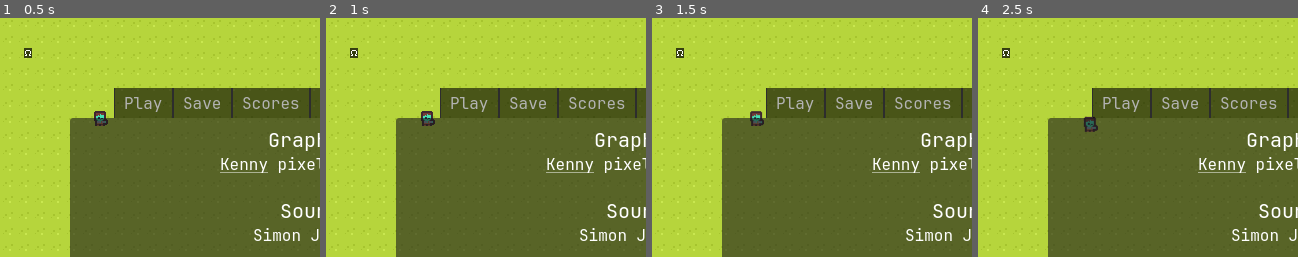
Above: before the commit, frames 1-4 (left to right).
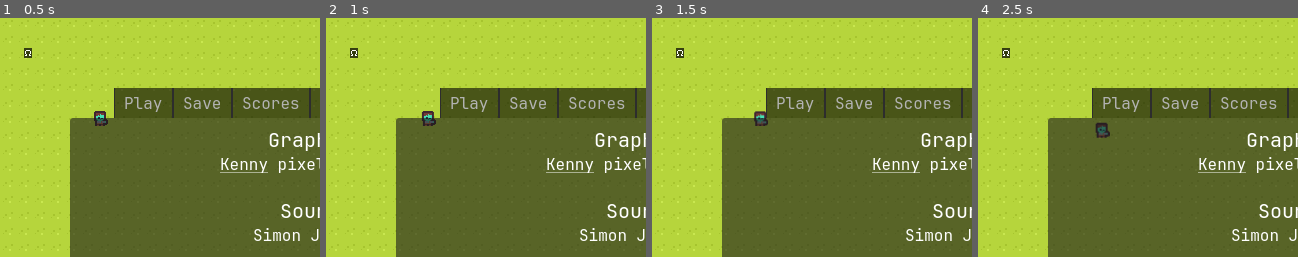
Above: after the commit, the same moments.

Repository: jackokring/here
Game: Godot game, scene res://Scenes/main.tscn
Same seed, same stepped clock (60 frames per second), same inputs: the game is played once before the commit and once after it.
Inputs:
- Up to frame 1 (0.5 s): no input
- Up to frame 2 (1 s): tap Enter at 0.5 s; hold Right (ui_right) from 0.53 s (still down)
- Up to frame 3 (1.5 s): tap Space at 1.25 s; release Right (ui_right) at 1.28 s; hold Down (ui_down) from 1.28 s (still down)
- Up to frame 4 (2.5 s): release Down (ui_down) at 2.03 s; hold Right (ui_right) from 2.03 s (still down)
The pictures show only the part of the screen within x 0-50%, y 0-50%; the shares and areas given below are measured in that part.

Frame 1 is identical in both runs. In frame 2, 0.1% of the frame differs, in the area x 29-35%, y 38-46%; in frame 3, 0.3%; in frame 4, 0.5%, in the area x 33-42%, y 41-51%.

Commit message:
Globals, easier colliders.

Diff:
--- a/Scenes/main.tscn
+++ b/Scenes/main.tscn
@@ -409,5 +409,4 @@
 
 [connection signal="meta_clicked" from="GUI/Lore/RichTextLabel" to="GUI" method="meta_clicked"]
 [connection signal="meta_clicked" from="GUI/Credits/RichTextLabel" to="GUI" method="meta_clicked"]
-[connection signal="body_shape_entered" from="Player" to="Field" method="body_shape_entered"]
-[connection signal="tile_collide" from="Field" to="Player" method="tile_collide"]
+[connection signal="body_shape_entered" from="Player" to="Player" method="body_shape_entered"]
--- /dev/null
+++ b/Scripts/body.gd
@@ -0,0 +1,4 @@
+extends Node
+
+# Body kinds
+enum { PLAYER }
--- a/Scripts/field.gd
+++ b/Scripts/field.gd
@@ -11,11 +11,5 @@
 
 
 # TileMapLayer collision kinematics
-# N.B. complex of body_entered as RID needed to extract tile from map
-signal tile_collide(atlas: Array[Vector2i], id: Vector2i)
-
-
-func body_shape_entered(body_rid: RID, body: Node, body_shape_index: int, local_shape_index: int) -> void:
-	if body == self:
-		var id: Vector2i = Global.rid_to_tile(self, body_rid)
-		tile_collide.emit(Atlas.field, id)
+func use_atlas():
+	return Atlas.field
--- /dev/null
+++ b/Scripts/game.gd
@@ -0,0 +1,5 @@
+extends Node
+
+# Game globals
+var level = 1
+var vel_max = 20
--- a/Scripts/global.gd
+++ b/Scripts/global.gd
@@ -28,6 +28,13 @@
 	tile_map.set_cell(pos, 1, atlas, 0)
 
 
+# has specific atlas
+func map_to_atlas(tile_map: TileMapLayer):
+	if tile_map.has_method("use_atlas"):
+		return tile_map.use_atlas()
+	return null
+
+
 ## RigidBody2D
 # get atlas pos
 func body_to_sprite(body: RigidBody2D):
@@ -39,3 +46,10 @@
 func body_to_newsprite(body: RigidBody2D, atlas: Vector2i):
 	var sprite: Sprite2D = body.get_node("Sprite2D")
 	sprite.frame_coords = atlas
+
+
+# get body type
+func body_to_type(body: RigidBody2D):
+	if body.has_method("is_type"):
+		return body.is_type()
+	return null
--- a/Scripts/player.gd
+++ b/Scripts/player.gd
@@ -15,14 +15,30 @@
 
 func  _integrate_forces(state: PhysicsDirectBodyState2D) -> void:
 	var vel = Input.get_vector("ui_left", "ui_right", "ui_up", "ui_down")
-	add_constant_central_force(10.0 * (vel - last))
+	add_constant_central_force(Game.vel_max * (vel - last))
 	last = vel
 
 
 # atlas pos collide
-func tile_collide(atlas: Array[Vector2i], id: Vector2i) -> void:
+func map_collide(atlas: Array[Vector2i], id: Vector2i) -> void:
 	match atlas:
 		Atlas.field:
 			match id:
 				Atlas.field[Atlas.WALL]:
 					$Bounce.play()
+
+
+# body collide
+func body_collide(kind: int):
+	match kind:
+		Body.PLAYER:
+			pass
+
+
+# all colliders
+func body_shape_entered(body_rid: RID, body: Node, body_shape_index: int, local_shape_index: int) -> void:
+	if body is TileMapLayer:
+		var id: Vector2i = Global.rid_to_tile(body, body_rid)
+		map_collide(Global.map_to_atlas(body), id)
+	if body is RigidBody2D:
+		body_collide(Global.body_to_type(body))
--- a/project.godot
+++ b/project.godot
@@ -19,6 +19,8 @@
 
 Global="*res://Scripts/global.gd"
 Atlas="*res://Scripts/atlas.gd"
+Body="*res://Scripts/body.gd"
+Game="*res://Scripts/game.gd"
 
 [display]
 
